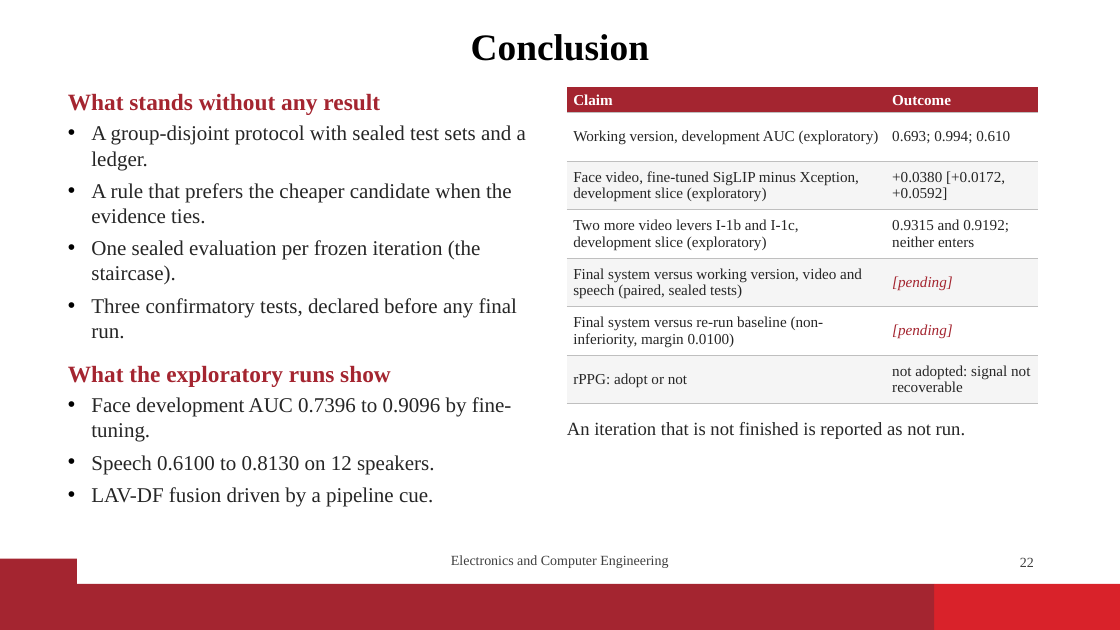
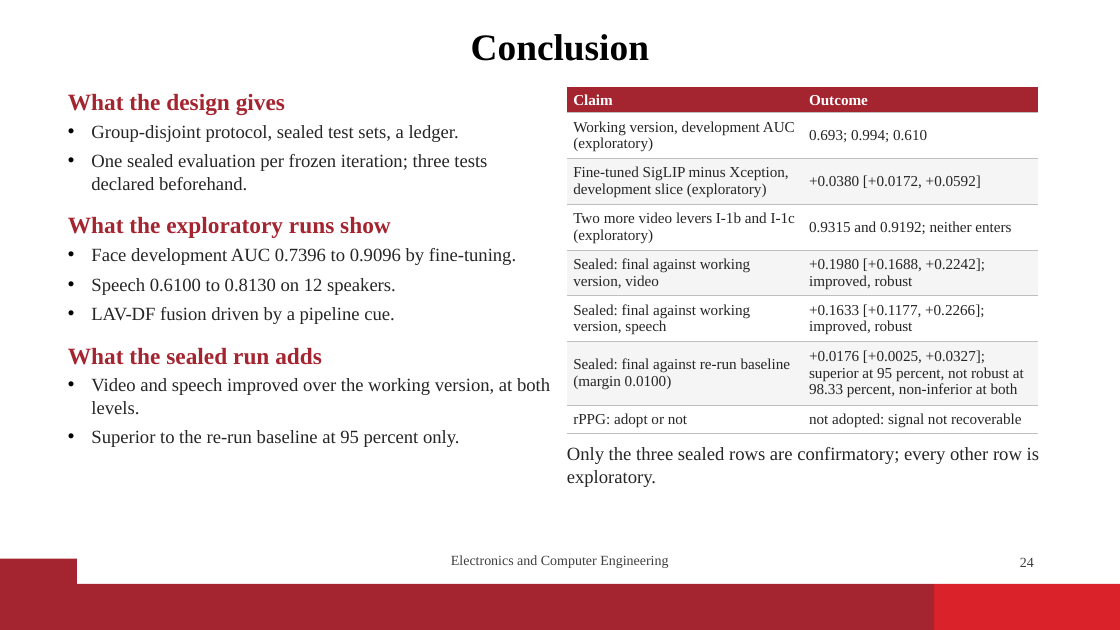
Before and after one commit to vaibhavshiroorkar/deepfake-detection, a slide deck: slide 24 of slides/DeepFake_Detection_Presentation.pptx (slide 22 before the commit). Drawn at 1120x630 pixels with LibreOffice and Linux fonts; fonts in the diff are those of the drawing; background and template pictures are left out. Boxes give left, top, right and bottom in pixels: in the first picture for what was removed or moved away, otherwise in the second. Text is boxed around its words. In the diff, an @@ line names an element or a change of style, - is before the commit and + after.

Commit message:
paper,report,slides: sealed results (T1 to T3, staircase, LAV-DF), pending cells filled; ladder figure I-8 row

```diff
--- a/slides/DeepFake_Detection_Presentation.pptx
+++ b/slides/DeepFake_Detection_Presentation.pptx
@@ table at box(567, 87, 1039, 434) @@
-row 3: Face video, fine-tuned SigLIP minus Xception, development slice (exploratory) | +0.0380 [+0.0172, +0.0592]
-row 4: Two more video levers I-1b and I-1c, development slice (exploratory) | 0.9315 and 0.9192; neither enters
-row 5: Final system versus working version, video and speech (paired, sealed tests) | [pending]
-row 6: Final system versus re-run baseline (non-inferiority, margin 0.0100) | [pending]
+row 3: Fine-tuned SigLIP minus Xception, development slice (exploratory) | +0.0380 [+0.0172, +0.0592]
+row 4: Two more video levers I-1b and I-1c (exploratory) | 0.9315 and 0.9192; neither enters
+row 5: Sealed: final against working version, video | +0.1980 [+0.1688, +0.2242]; improved, robust
+row 6: Sealed: final against working version, speech | +0.1633 [+0.1177, +0.2266]; improved, robust
+row 7: Sealed: final against re-run baseline (margin 0.0100) | +0.0176 [+0.0025, +0.0327]; superior at 95 percent, not robust at 98.33 percent, non-inferior at both
@@ text at box(68, 93, 487, 190): text changed; size 18 to 16 pt @@
-What stands without any result
-• A group-disjoint protocol with sealed test sets and a ledger.
-• A rule that prefers the cheaper candidate when the evidence ties.
-• One sealed evaluation per frozen iteration (the staircase).
-• Three confirmatory tests, declared before any final run.
+What the design gives
+• Group-disjoint protocol, sealed test sets, a ledger.
+• One sealed evaluation per frozen iteration; three tests declared beforehand.
@@ text at box(91, 248, 516, 324): size 18 to 16 pt in "Face development AUC 0.7396 to 0.9096 by ...", "Speech 0.6100 to 0.8130 on 12 speakers.", "LAV-DF fusion driven by a pipeline cue." @@
@@ text at box(68, 347, 550, 447): paragraphs added @@
+What the sealed run adds
+• Video and speech improved over the working version, at both levels.
+• Superior to the re-run baseline at 95 percent only.
@@ text at box(567, 447, 1039, 487): text changed @@
-An iteration that is not finished is reported as not run.
+Only the three sealed rows are confirmatory; every other row is exploratory.
@@ page number at box(1020, 557, 1034, 567): text changed @@
-22
+24
```
Also in this commit, not shown: 13 other slides changed, 3 slides added, 17 other files.
